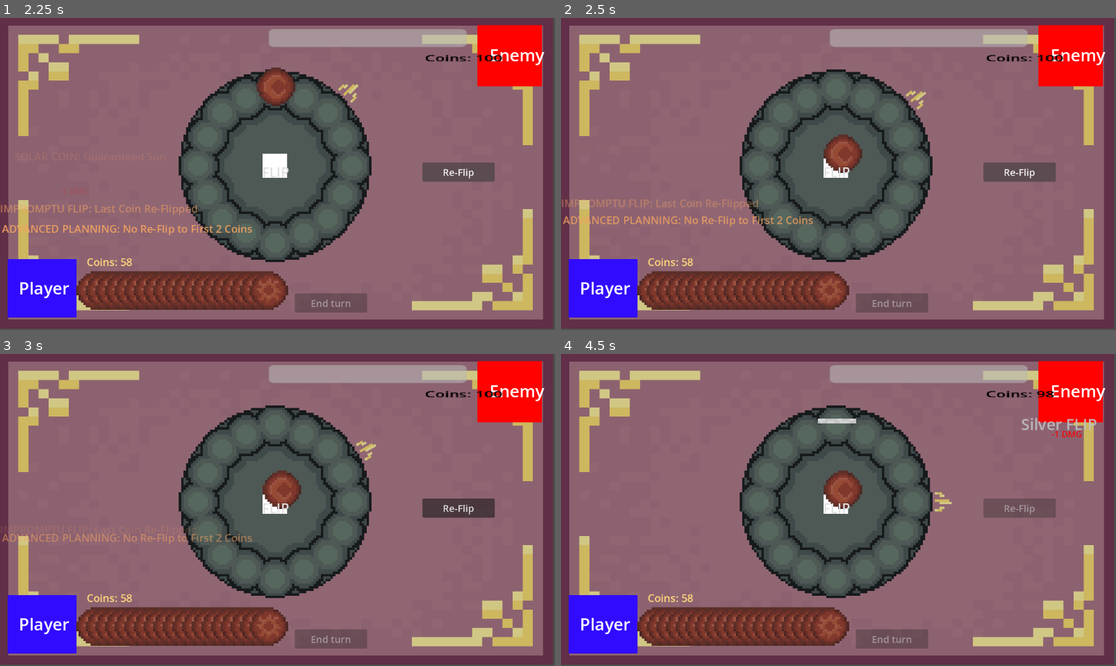
Above: before the commit, frames 1-4 (two rows, left to right).
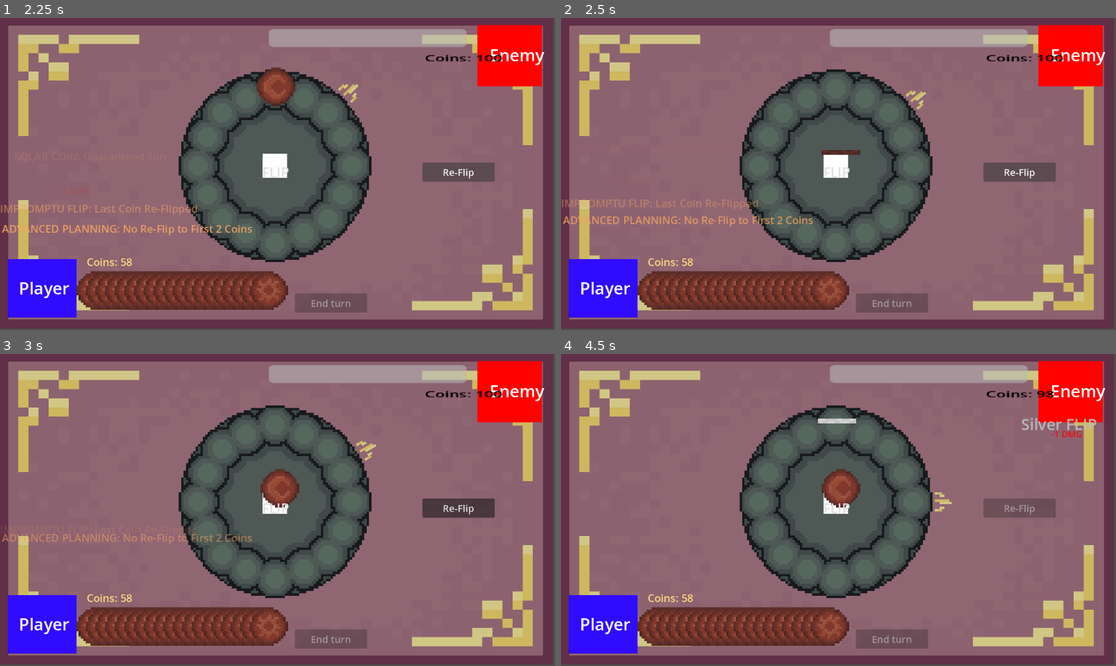
Above: after the commit, the same moments.

Repository: WebsterMiguelle/Arcoinium
Game: Godot game, scene res://Scene/main.tscn
Two runs of this game, one before a commit and one after it. Both use one fixed random seed, a clock stepped at 60 frames per second and the inputs below.
Inputs (mouse positions are in pixels of both pictures, inside the frame that each line leads up to):
- Up to frame 1 (2.25 s): click (188, 289) at 0.5 s; click "End turn" at 1.25 s; click "Re-Flip" at 2 s
- Up to frame 2 (2.5 s): no input
- Up to frame 3 (3 s): click "FLIP" at 2.75 s
- Up to frame 4 (4.5 s): click "FLIP" at 3.5 s; click "FLIP" at 4.25 s

Frame 1 is identical in both runs. In frame 2, 0.6% of the frame differs, in the area x 46-55%, y 37-50%; in frame 3, 0.2%; in frame 4, 0.2%.

Commit message:
Polished Coin Reserve Animation

Diff:
--- a/Script/main.gd
+++ b/Script/main.gd
@@ -445,6 +445,7 @@
 			coin.upgrade()
 			show_floating_label(player,0,LabelType.VALUE_INCREASE)
 		add_child(coin);
+		coin.refresh_sprite()
 		coin_count += 1
 		latest_coin = COIN.instantiate()
 		latest_coin.copy_coin(coin)
@@ -886,7 +887,10 @@
 
 	if left_coin != null and right_coin == null:
 		left_coin.reserved = true
-		left_coin.global_position = coin_deck.get_reserve_slot()
+		left_coin.refresh_sprite()
+		var target_pos = coin_deck.get_reserve_slot()
+		var tween = create_tween()
+		tween.tween_property(left_coin,"position",target_pos,0.2)
 		reserved_coin = left_coin
 
 func update_player_coin():
